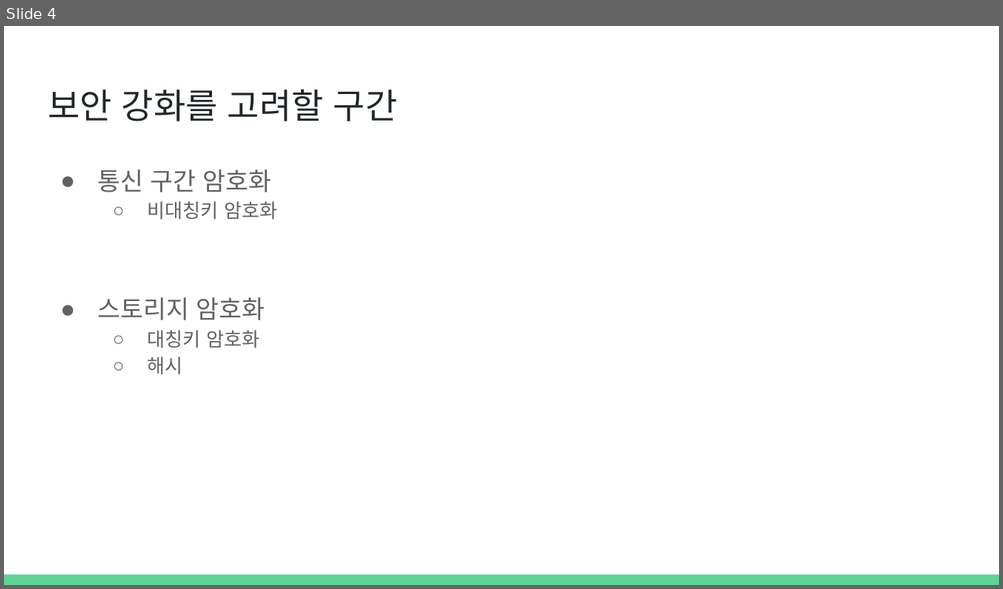
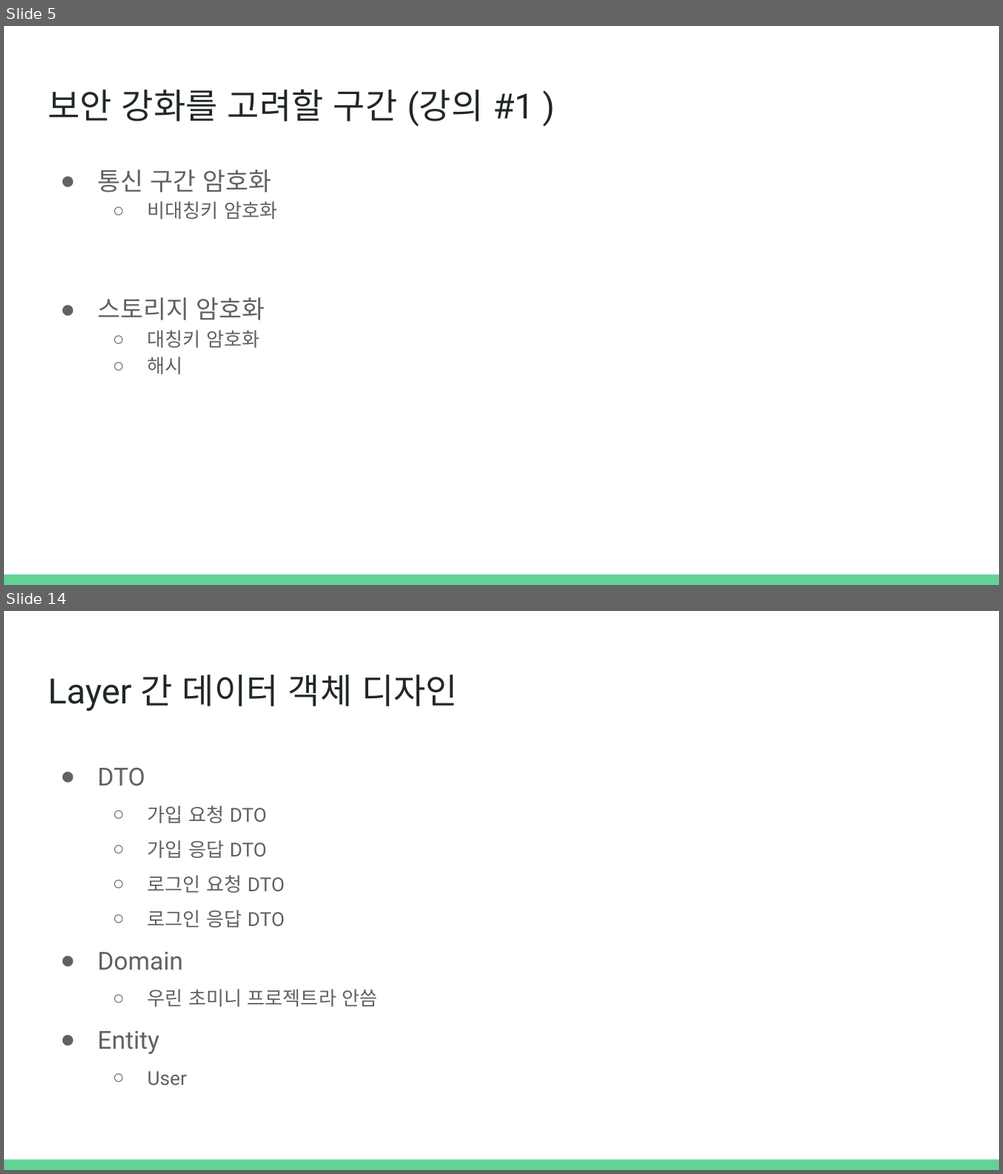
Before and after one commit to SJCEstudy/SJCEstudy_2025_Lecture, a slide deck: Server Lecture Material/개발자 스터디 #2.pptx. Shown one above the other, each under a label of ours: slide 4 before the commit, slides 5 and 14 after it; the slides between them are not shown. The pictures are 1003x589 and 1003x1174 pixels, drawn with LibreOffice and Linux fonts; fonts in the diff are those of the drawing. Boxes give left, top, right and bottom in pixels: in the first picture for what was removed or moved away, otherwise in the second. Text is boxed around its words. In the diff, an @@ line names an element or a change of style, - is before the commit and + after.

```diff
--- a/Server Lecture Material/개발자 스터디 #2.pptx
+++ b/Server Lecture Material/개발자 스터디 #2.pptx
@@ slide 14 added at [4, 611, 999, 1170], background #FFFFFF; not listed: 1 template element that a slide beside it also shows @@
@@ title added at [48, 675, 458, 711], 25.2 pt, text #202729 @@
+Layer 간 데이터 객체 디자인
@@ text added at [97, 768, 377, 1085], 14 pt, text #616161 @@
+● DTO
+  ○ 가입 요청 DTO
+  ○ 가입 응답 DTO
+  ○ 로그인 요청 DTO
+  ○ 로그인 응답 DTO
+● Domain
+  ○ 우린 초미니 프로젝트라 안씀
+● Entity
+  ○ User
@@ what was slide 4 is now slide 5 @@
@@ slide 5 changed as well @@
@@ title at [48, 89, 534, 127]: text changed @@
-보안 강화를 고려할 구간
+보안 강화를 고려할 구간 (강의 #1 )
```
Also in this commit, not shown: 2 other slides changed, 18 other slides added, 1 other file.
